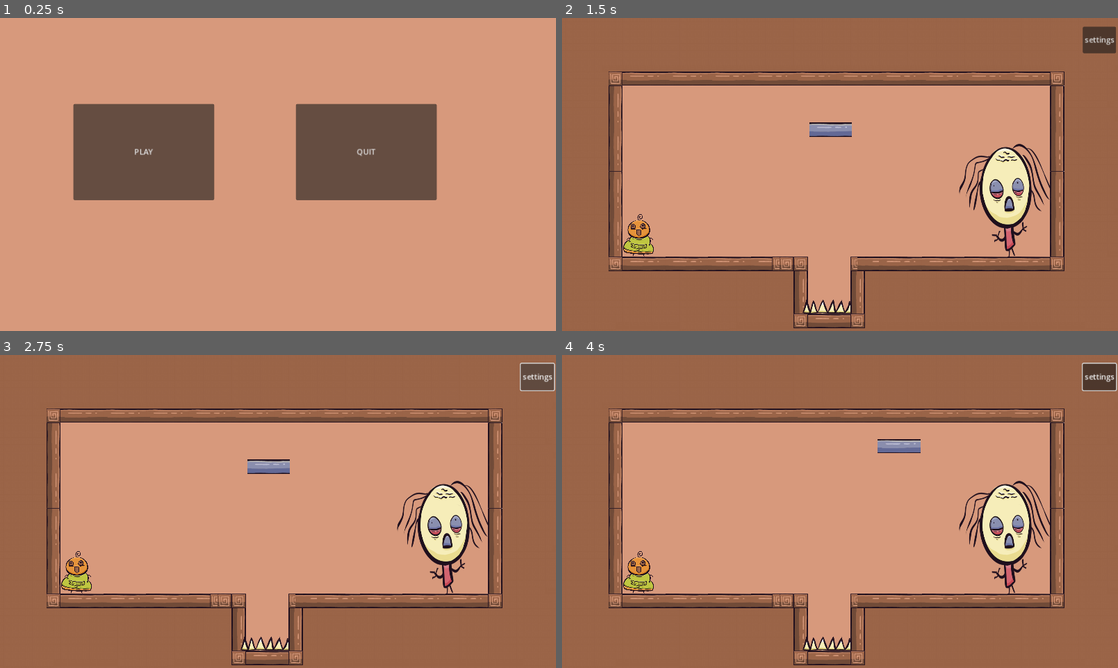
Above: before the commit, frames 1-4 (two rows, left to right).
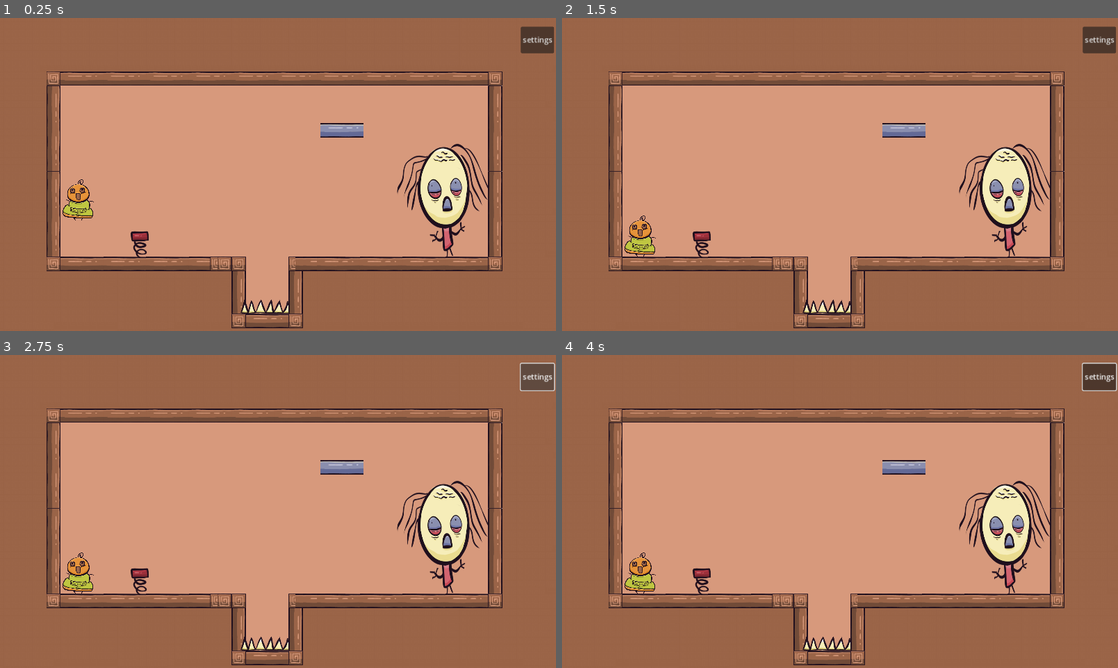
Above: after the commit, the same moments.

Repository: Yotambu100/The-hood-Five
Game: Godot game, scene res://level_real_1.tscn
Two runs of this game, one before a commit and one after it. Both use one fixed random seed, a clock stepped at 60 frames per second and the inputs below. Before the commit the project starts from res://main.tscn.
Inputs (mouse positions are in pixels of both pictures, inside the frame that each line leads up to):
- Up to frame 1 (0.25 s): no input
- Up to frame 2 (1.5 s): click (706, 152) at 0.5 s, where only the run before the commit has a clickable "PLAY"; click (634, 108) at 1.25 s, where only the run before the commit has a clickable "1"
- Up to frame 3 (2.75 s): click "settings" at 2 s
- Up to frame 4 (4 s): drag from (828, 467) to (895, 442) at 2.77 s; drag from (728, 527) to (901, 445) at 3.52 s

The runs differ from the first frame. In frame 1, 74% of the frame differs, in the area x 0-100%, y 0-100%; in frame 2, 1.2%; in frame 3, 1.2%; in frame 4, 1.1%.
Error before the commit: Parse Error: Unexpected "Identifier" in class body. (res://AutoPlayer/Player.gd:1)

Commit message:
feat: globals

Diff:
--- a/AutoPlayer/Player.gd
+++ b/AutoPlayer/Player.gd
@@ -1,12 +1,6 @@
 extends CharacterBody2D
 
-
-use code with cautio
-
 const SPEED = 300.0
-const JUMP_VELOCITY = -400.0
-const JUMP_VELOCITY_SPRING = -1000.0
-var cur_jump_velocity = JUMP_VELOCITY
 var gravity = ProjectSettings.get_setting("physics/2d/default_gravity")
 
 const ACTIONS_DICT = {
@@ -21,9 +15,8 @@
 
 var actions = ["p"]
 
+
 func _ready():
-
-
 
 	actions = get_parent().level_actions
 	get_node("AnimatedSprite2D").play("Idle")
@@ -31,15 +24,17 @@
 var cur_action = ACTIONS_DICT[actions.pop_front()]
 var jumped_this_move = false
 
-
 func _on_move_timer_timeout():
-	if actions.size() == 0:
-		get_node("MoveTimer").queue_free()
+	if Game.level_is_running:
+		if actions.size() == 0:
+			get_node("MoveTimer").queue_free()
+			cur_action = ACTIONS_DICT["p"]
+			#get_tree().quit()
+		else:
+			jumped_this_move = false
+			cur_action = ACTIONS_DICT[actions.pop_front()]
+	else:
 		cur_action = ACTIONS_DICT["p"]
-		#get_tree().quit()
-	else:
-		jumped_this_move = false
-		cur_action = ACTIONS_DICT[actions.pop_front()]
 
 
 
@@ -61,7 +56,7 @@
 
 		ACTIONS_DICT["j"]:
 			if is_on_floor() and not jumped_this_move:
-				velocity.y = cur_jump_velocity
+				velocity.y = Game.cur_jump_velocity
 				jumped_this_move = true
 			else:
 				velocity.x = move_toward(velocity.x, 0, SPEED)
@@ -69,7 +64,7 @@
 		ACTIONS_DICT["jr"]:
 			get_node("AnimatedSprite2D").flip_h = true
 			if is_on_floor() and not jumped_this_move:
-				velocity.y = cur_jump_velocity
+				velocity.y = Game.cur_jump_velocity
 				jumped_this_move = true
 			elif is_on_floor() and jumped_this_move:
 				velocity.x = move_toward(velocity.x, 0, SPEED)
@@ -79,7 +74,7 @@
 		ACTIONS_DICT["jl"]:
 			get_node("AnimatedSprite2D").flip_h = false
 			if is_on_floor() and not jumped_this_move:
-				velocity.y = cur_jump_velocity
+				velocity.y = Game.cur_jump_velocity
 				jumped_this_move = true
 			elif is_on_floor() and jumped_this_move:
 				velocity.x = move_toward(velocity.x, 0, SPEED)
@@ -91,11 +86,3 @@
 
 
 	move_and_slide()
-
-
-func _on_spring_loaded():
-	cur_jump_velocity = JUMP_VELOCITY_SPRING
-
-
-func _on_spring_unloaded():
-	cur_jump_velocity = JUMP_VELOCITY
--- a/AutoPlayer/Player.tscn
+++ b/AutoPlayer/Player.tscn
@@ -2,10 +2,11 @@
 
 [ext_resource type="Script" path="res://AutoPlayer/Player.gd" id="1_72qd3"]
 [ext_resource type="Texture2D" uid="uid://cpbkifti6mk74" path="res://AutoPlayer/Player_idle1.png" id="2_dhkk1"]
-[ext_resource type="Texture2D" uid="uid://bk0uwxhqvcjfv" path="res://AutoPlayer/Player_idle2.png" id="3_86g3i"]
+[ext_resource type="Texture2D" uid="uid://bk0uwxhqvcjfv" path="res://player/Player hands up.png" id="3_86g3i"]
 
-[sub_resource type="RectangleShape2D" id="RectangleShape2D_xha2n"]
-size = Vector2(9.31919, 51.4728)
+[sub_resource type="CapsuleShape2D" id="CapsuleShape2D_45f3c"]
+radius = 4.6596
+height = 52.239
 
 [sub_resource type="SpriteFrames" id="SpriteFrames_2cv27"]
 animations = [{
@@ -28,7 +29,7 @@
 position = Vector2(-1.5, -2)
 rotation = 3.14159
 scale = Vector2(6.76024, -1.37828)
-shape = SubResource("RectangleShape2D_xha2n")
+shape = SubResource("CapsuleShape2D_45f3c")
 
 [node name="AnimatedSprite2D" type="AnimatedSprite2D" parent="."]
 position = Vector2(9.53674e-07, -12)
--- /dev/null
+++ b/Globals/Game.gd
@@ -0,0 +1,9 @@
+extends Node
+
+var level_is_running = true
+
+# player stats
+var JUMP_VELOCITY = -400.0
+var JUMP_VELOCITY_SPRING = -1000.0
+
+var cur_jump_velocity = JUMP_VELOCITY
--- a/level_real_1.gd
+++ b/level_real_1.gd
@@ -2,7 +2,7 @@
 var timer=5
 
 
-var level_actions =["jr","r", "jr", "r", "r", "r", "j"]
+var level_actions =["p", "p", "p", "p", "p", "p", "p", "p", "p", "p", "p", "p", "r", "jr", "r", "r", "r", "r", "j", "j"]
 
 
 # Called when the node enters the scene tree for the first time.
--- a/level_real_1.tscn
+++ b/level_real_1.tscn
@@ -7,6 +7,7 @@
 [ext_resource type="PackedScene" uid="uid://y22qwdmagkle" path="res://AutoPlayer/Player.tscn" id="4_l66rh"]
 [ext_resource type="Texture2D" uid="uid://cs4sk8a0rywf5" path="res://logs/background.png" id="4_vqu1b"]
 [ext_resource type="AudioStream" uid="uid://m8cn6bag7rg4" path="res://music/The Urban Groove - Hanu Dixit.mp3" id="5_ax5xo"]
+[ext_resource type="PackedScene" uid="uid://ipn3nqhuq7kn" path="res://movable/DraggableSpring/Spring.tscn" id="9_8jrue"]
 [ext_resource type="Texture2D" uid="uid://hwq2qcy6n46k" path="res://images/mother.png" id="10_lb0ix"]
 [ext_resource type="PackedScene" uid="uid://b5fwak6yrhgoo" path="res://movable/DraggableLog/DraggableLog.tscn" id="11_6pyrq"]
 
@@ -117,8 +118,8 @@
 stream = ExtResource("5_ax5xo")
 autoplay = true
 
-[node name="CharacterBody2D" parent="." instance=ExtResource("4_l66rh")]
-position = Vector2(187, 550)
+[node name="Player" parent="." instance=ExtResource("4_l66rh")]
+position = Vector2(190, 443)
 
 [node name="AnimatedSprite2D" type="AnimatedSprite2D" parent="."]
 position = Vector2(953, 467)
@@ -126,6 +127,10 @@
 sprite_frames = SubResource("SpriteFrames_rl430")
 
 [node name="DraggableLog" parent="." instance=ExtResource("11_6pyrq")]
-position = Vector2(576, 314)
+position = Vector2(728, 315)
+
+[node name="Spring" parent="." instance=ExtResource("9_8jrue")]
+position = Vector2(322, 565)
+scale = Vector2(0.6, 0.6)
 
 [connection signal="pressed" from="CanvasLayer/Button" to="." method="_on_button_pressed"]
--- a/movable/DraggableSpring/Spring.gd
+++ b/movable/DraggableSpring/Spring.gd
@@ -1,16 +1,14 @@
 extends Node2D
-
-signal loaded()
-signal unloaded()
 
 func _on_body_entered(body):
 	if body == $"../Player":
-		emit_signal("loaded")
+		Game.cur_jump_velocity = Game.JUMP_VELOCITY_SPRING
 
 
 func _on_body_exited(body):
 	if body == $"../Player":
-		emit_signal("unloaded")
+		Game.cur_jump_velocity = Game.JUMP_VELOCITY
+
 
 var _dragging : bool = false
 
--- a/project.godot
+++ b/project.godot
@@ -11,9 +11,14 @@
 [application]
 
 config/name="The-hood-5"
-run/main_scene="res://main.tscn"
+run/main_scene="res://level_real_1.tscn"
 config/features=PackedStringArray("4.1", "Mobile")
 config/icon="res://icon.svg"
+<<<<<<<Updatedupstream<<<<<<<HEADrun/main_scene="res://CustomWorld/CustomWorld.tscn"
+
+[autoload]
+
+Game="*res://Globals/Game.gd"
 
 [display]
 
Not shown: 1 places in level_real_1.tscn that only renumber resources
